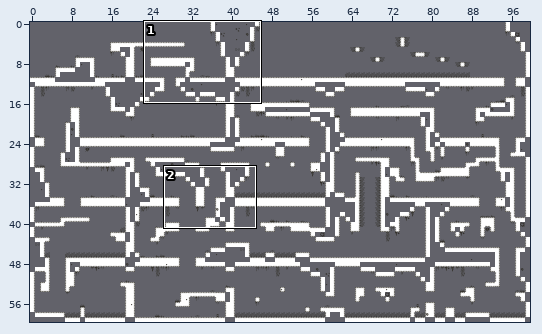
Level history. Tiled map (JSON): source/assets/maps/level_1.json. Above: a wide view before the commit, with the close-up outlined.
Close-up. Before the edit:
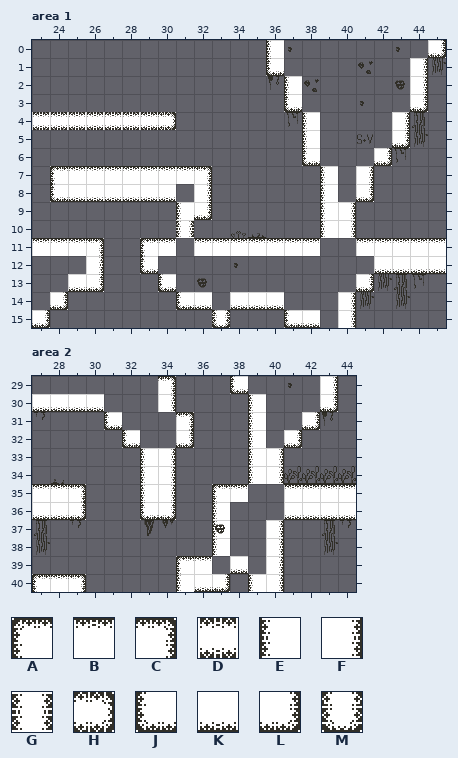
Cells are 20x20 px. Shown: area 1 x 23..45, y 0..15; area 2 x 27..44, y 29..40. The commit also changed other parts of the map, which this record leaves out.
Key: from "Walls_level_1": A 0, B 1, C 2, D 3, E 7, F 9, G 10, H 13, J 14, K 15, L 16, M 19.
_ is an empty cell.
Layers that did not change in this view are not listed.
Layer "walls" before, area 1, first column x 23:
 0 _____________E________L
 1 _____________J_______F_
 2 ______________E______F_
 3 ______________J______L_
 4 DDDDDDDH_______E____F__
 5 _______________E____L__
 6 _______________J___L___
 7 _ABBBBBBBC______E_F____
 8 _JKKKKKK_F______E_L____
 9 ________EL______EF_____
10 ________G_______EF_____
11 BBBC__AB_BBBBBBB__BBBBB
12 ___F__J____________KKKK
13 __KL___J__________L____
14 _L______JK_KKK___F_____
15 L_________M___JK_F_____
Layer "walls" before, area 2, first column x 27:
29 _______C___J____F_
30 KKKK___F____E___L_
31 ____J___C___E__L__
32 _____J__L___E_L___
33 ______EF____EF____
34 ______EF____EF____
35 BBC___EF__AB__BBBB
36 KKL___JL__E___KKKK
37 __________E__F____
38 __________E__F____
39 ________AB_K_F____
40 ABC_____EKL_EF____
After the commit:
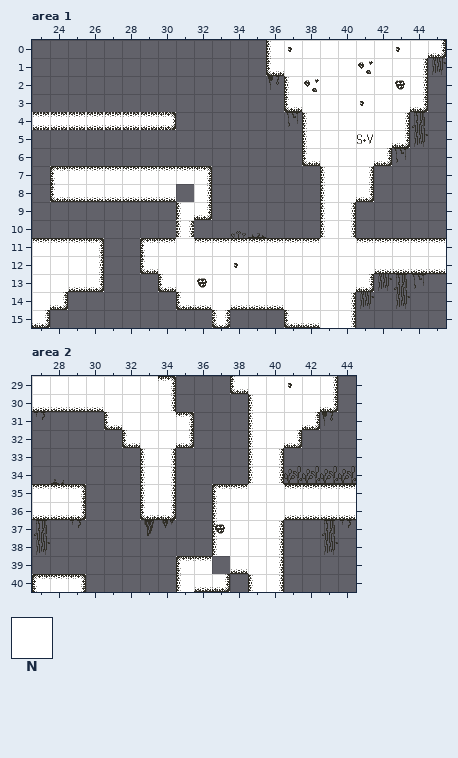
Further tiles: from "Walls_level_1": N 8.
The edit:
{"where": "layer \"walls\", area 1"}
{"y":0,"x":37,"old":"________","new":"NNNNNNNN"}
{"y":1,"x":37,"old":"_______","new":"NNNNNNN"}
{"y":2,"x":38,"old":"______","new":"NNNNNN"}
{"y":3,"x":38,"old":"______","new":"NNNNNN"}
{"y":4,"x":39,"old":"____","new":"NNNN"}
{"y":5,"x":39,"old":"____","new":"NNNN"}
{"y":6,"x":39,"old":"___","new":"NNN"}
{"y":7,"x":40,"old":"_","new":"N"}
{"y":8,"x":40,"old":"_","new":"N"}
{"y":11,"x":31,"old":"_","new":"N"}
{"y":11,"x":39,"old":"__","new":"NN"}
{"y":12,"x":23,"old":"___","new":"NNN"}
{"y":12,"x":30,"old":"____________","new":"NNNNNNNNNNNN"}
{"y":13,"x":23,"old":"__","new":"NN"}
{"y":13,"x":31,"old":"__________","new":"NNNNNNNNNN"}
{"y":14,"x":23,"old":"_","new":"N"}
{"y":14,"x":33,"old":"_","new":"N"}
{"y":14,"x":37,"old":"___","new":"NNN"}
{"y":15,"x":39,"old":"_","new":"N"}
{"where": "layer \"walls\", area 2"}
{"y":29,"x":27,"old":"_______","new":"NNNNNNN"}
{"y":29,"x":39,"old":"____","new":"NNNN"}
{"y":30,"x":31,"old":"___","new":"NNN"}
{"y":30,"x":40,"old":"___","new":"NNN"}
{"y":31,"x":32,"old":"___","new":"NNN"}
{"y":31,"x":40,"old":"__","new":"NN"}
{"y":32,"x":33,"old":"__","new":"NN"}
{"y":32,"x":40,"old":"_","new":"N"}
{"y":35,"x":39,"old":"__","new":"NN"}
{"y":36,"x":38,"old":"___","new":"NNN"}
{"y":37,"x":38,"old":"__","new":"NN"}
{"y":38,"x":38,"old":"__","new":"NN"}
{"y":39,"x":39,"old":"_","new":"N"}
